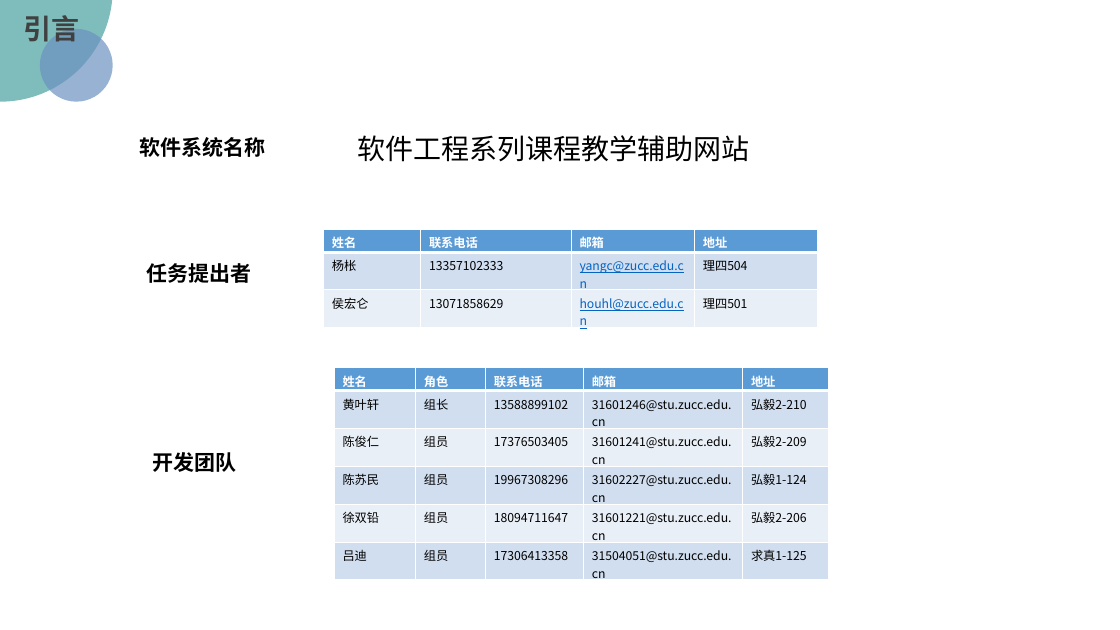
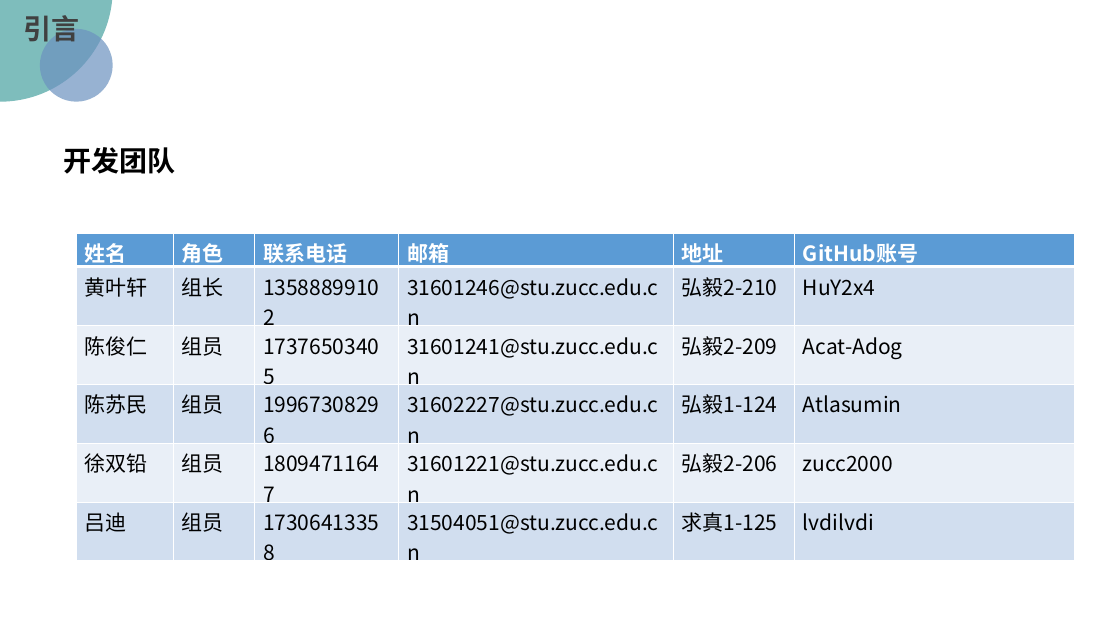
Before and after one commit to PRD2018/PRD2018-G15, a slide deck: slide 8 of 受控文档/01-需求工程项目计划/[PRD-15]需求工程项目计划.pptx (slide 5 before the commit). Drawn at 1120x630 pixels with LibreOffice and Linux fonts; fonts in the diff are those of the drawing; background and template pictures are left out. Boxes give left, top, right and bottom in pixels: in the first picture for what was removed or moved away, otherwise in the second. Text is boxed around its words. In the diff, an @@ line names an element or a change of style, - is before the commit and + after.

Commit message:
2018-11-2
更新 需求工程项目计划PPT

```diff
--- a/受控文档/01-需求工程项目计划/[PRD-15]需求工程项目计划.pptx
+++ b/受控文档/01-需求工程项目计划/[PRD-15]需求工程项目计划.pptx
@@ text "开发团队": place and size @@
-text "开发团队" at [152, 452, 236, 472]
+text "开发团队" at [64, 147, 176, 174]
@@ text "开发团队" at [64, 147, 176, 174]: size 18 to 24 pt @@
@@ text removed at [139, 137, 265, 157] @@
-软件系统名称
@@ text removed at [358, 135, 750, 162] @@
-软件工程系列课程教学辅助网站
@@ table at [76, 233, 1075, 538] @@
+column 6: GitHub账号 | HuY2x4 | Acat-Adog | Atlasumin | zucc2000 | lvdilvdi
@@ table: place and size @@
-table at [334, 368, 829, 586]
+table at [76, 233, 1075, 538]
@@ table removed at [323, 229, 818, 468], 3 rows, 4 columns @@
-姓名 | 联系电话 | 邮箱 | 地址
-杨枨 | 13357102333 | yangc@zucc.edu.cn | 理四504
-侯宏仑 | 13071858629 | houhl@zucc.edu.cn | 理四501
@@ text removed at [146, 263, 251, 283] @@
-任务提出者
```
Also in this commit, not shown: 40 other slides changed, 5 slides added, 4 slides removed.
